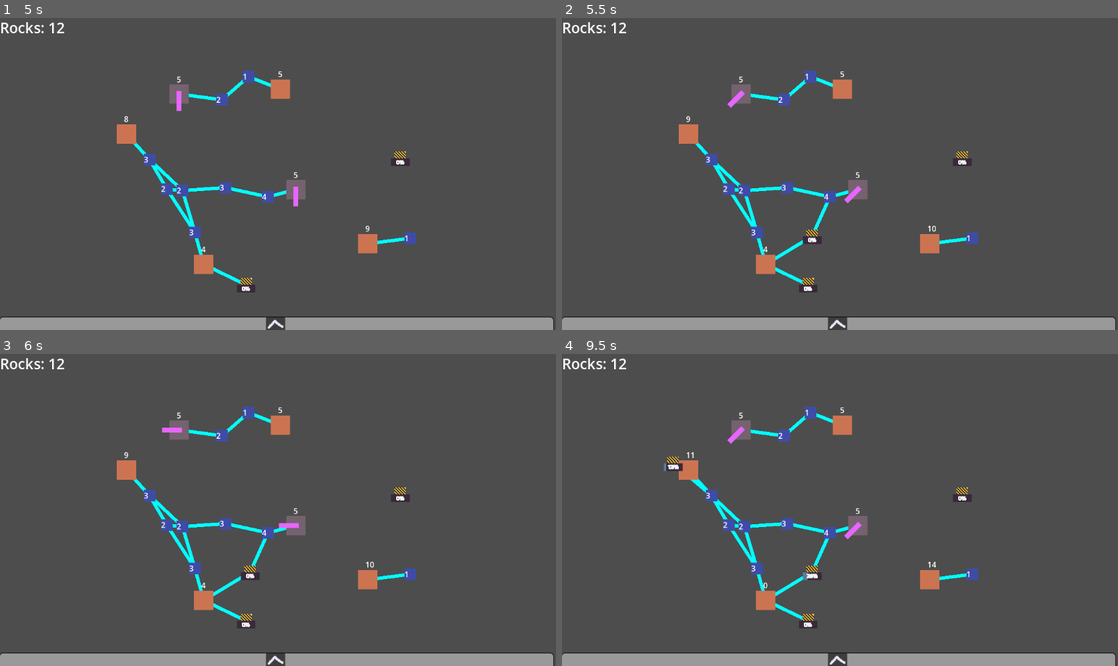
Above: before the commit, frames 1-4 (two rows, left to right).
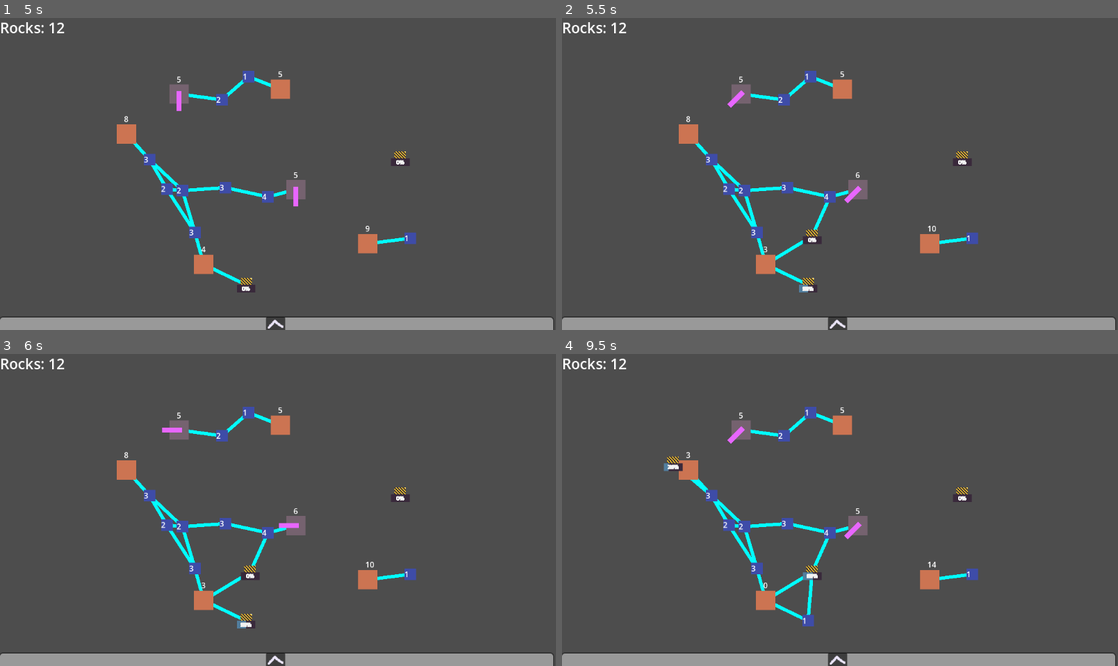
Above: after the commit, the same moments.

Repository: muffindohoah/spacegame
Game: Godot game, scene res://game/game_area.tscn
The game is run twice, just before and just after one commit, with the same random seed, the same clock (stepped at 60 frames per second) and the same inputs.
Inputs (mouse positions are in pixels of both pictures, inside the frame that each line leads up to):
- Up to frame 1 (5 s): click (278, 323) at 0.5 s; click (183, 286) at 1.25 s; tap Enter at 2 s; move the mouse to (400, 158) at 2.02 s; hold D 2.03-2.75 s; click (400, 158) at 2.1 s; tap Space at 2.27, 3.5 s; drag from (166, 189) to (411, 239) at 2.77 s; move the mouse to (333, 105) at 3.52 s; hold D 3.53-4.25 s; hold Alt 3.53-4.25 s; click (244, 286) at 4.27 s
- Up to frame 2 (5.5 s): drag from (812, 236) to (973, 239) at 5.02 s
- Up to frame 3 (6 s): move the mouse to (444, 556) at 5.77 s; hold A from 5.78 s (still down); click (444, 556) at 5.85 s
- Up to frame 4 (9.5 s): tap Space at 6.02, 9.02 s; release A at 6.5 s; drag from (673, 463) to (745, 525) at 6.52 s; move the mouse to (867, 510) at 7.27 s; hold A 7.28-8 s; hold Alt 7.28-8 s; click (867, 510) at 7.42 s; drag from (756, 432) to (745, 525) at 8.02 s; move the mouse to (962, 494) at 8.77 s; hold D from 8.78 s (still down); click (962, 494) at 8.85 s

Frame 1 is identical in both runs. In frame 2, less than 0.1% of the frame differs, in the area x 22-54%, y 31-88%; in frame 3, less than 0.1%; in frame 4, 0.2%, in the area x 18-46%, y 31-88%.

Commit message:
Pathfinding+

Diff:
--- a/Space Game 2/nodes/gen.gd
+++ b/Space Game 2/nodes/gen.gd
@@ -25,7 +25,7 @@
 	if self != data.PowerParent && data.PowerParent != null:
 		return
 	else:
-		print("WHOS YOUR DADDY")
+
 		data.PowerParent = self
 		data.ParentGateway = ConnectedNodes.duplicate(false)
 
--- a/Space Game 2/nodes/relay.gd
+++ b/Space Game 2/nodes/relay.gd
@@ -21,7 +21,7 @@
 	var distanceFrom = distance + 1
 	$Label.text = str(distanceFrom)
 	#cache the distance between you and the from
-	#print(fromlog[0])
+
 
 	if fromlog[0].is_in_group("power"):
 
@@ -59,6 +59,7 @@
 
 
 func send(data):
+
 	if data.Couriers.has(self):
 		return
 	data.Couriers.append(self)
@@ -70,11 +71,10 @@
 					"Power":
 
 
-						print(ConnectedNodes[i].Distances.Power.min(), "you<->me", self.Distances.Power.min())
 						if ConnectedNodes[i].Distances.Power.min() < self.Distances.Power.min():
 
-							possibleRelays[ConnectedNodes[i].Distances.Power] = []
-							possibleRelays[ConnectedNodes[i].Distances.Power].append([ConnectedNodes[i]])
+
+							call_deferred("relaySend", ConnectedNodes[i], data)
 
 		var closestRelay
 		var sortableRelays = possibleRelays.keys()
@@ -82,23 +82,24 @@
 			closestRelay = (possibleRelays[sortableRelays.min()])[0][0]
 
 
-		if closestRelay != null && !data.Couriers.has(closestRelay):
-			call_deferred("relaySend", closestRelay, data)
+		#if closestRelay != null && !data.Couriers.has(closestRelay):
+		#	call_deferred("relaySend", closestRelay, data)
 
 
 		if ConnectedNodes[i] != null:
 			if ConnectedNodes[i].is_in_group("power"):
-				if ConnectedNodes[i].StoredPower >= data.Power:
+				if ConnectedNodes[i].StoredPower > data.Power:
 					relaySend(ConnectedNodes[i], data)
-					print("send to mama", data.From)
-					return
+
+				else:
+					data.From.deadEnd(ConnectedNodes[i])
 		elif !closestRelay:
 			data.From.deadEnd(self)
 
 
 
 func relaySend(to, data):
-	print(str(to))
+
 	to.send(data)
 
 
--- a/Space Game 2/nodes/staging_node.gd
+++ b/Space Game 2/nodes/staging_node.gd
@@ -48,13 +48,13 @@
 func requestPower():
 
 	for i in ConnectedNodes.size():
-		if ConnectedNodes[i].is_in_group("relay"):
-			print("SOS buildstuff",RequestForm.Couriers)
+		if ConnectedNodes[i].is_in_group("relay") or ConnectedNodes[i].is_in_group("power"):
+
 			var SendingForm = RequestForm.duplicate(false)
 			ConnectedNodes[i].send(SendingForm)
 
 func receive(data):
-	print("Received Buildstuff" + str(data.Power))
+
 	StoredPower += data.Power
 	progressbar.value = StoredPower
 
@@ -62,7 +62,7 @@
 func deadEnd(from):
 	if RequestForm.ParentGateway:
 		if RequestForm.ParentGateway.has(from):
-			print("cant find builddad")
+
 			RequestForm.PowerParent = null
 
 func _on_connector_area_entered(area):
@@ -78,11 +78,10 @@
 	for i in ConnectedNodes:
 		butterfly.connectNode(i)
 	butterfly.global_position = self.global_position
+	queue_free()
 
 	Utils.WebChanged.emit()
-	self.queue_free()
-
 
 func _on_timer_timeout():
-	print("need buildstuff")
+
 	getPower()
--- a/Space Game 2/nodes/turret.gd
+++ b/Space Game 2/nodes/turret.gd
@@ -36,10 +36,10 @@
 
 func getPower():
 	RequestForm.Couriers.clear()
-	StoredPower -= 1
+	if StoredPower > 0:
+		StoredPower -= 1
 	if StoredPower < StoredPowerThreshold:
 		requestPower()
-	#print("need power")
 
 
 func receive(data):
@@ -49,17 +49,18 @@
 func requestPower():
 
 	for i in ConnectedNodes.size():
-		if ConnectedNodes[i].is_in_group("relay"):
+		if ConnectedNodes[i] != null:
+			if ConnectedNodes[i].is_in_group("relay") or ConnectedNodes[i].is_in_group("power"):
+				var SendingForm = RequestForm.duplicate(false)
+				ConnectedNodes[i].call_deferred("send", RequestForm)
 
-			var SendingForm = RequestForm.duplicate(false)
-			ConnectedNodes[i].send(SendingForm)
-			return
 
 func deadEnd(from):
-	if RequestForm.ParentGateway:
-		if RequestForm.ParentGateway.has(from):
-			print("cant find mama")
-			RequestForm.PowerParent = null
+	print(RequestForm.PowerParent, from)
+	if RequestForm.PowerParent == from or RequestForm.ParentGateway.has(from):
+		print("cant find mama")
+
+		RequestForm.PowerParent = null
 
 func _on_connector_area_entered(area):
 	var prospectiveNode = area.get_parent()
